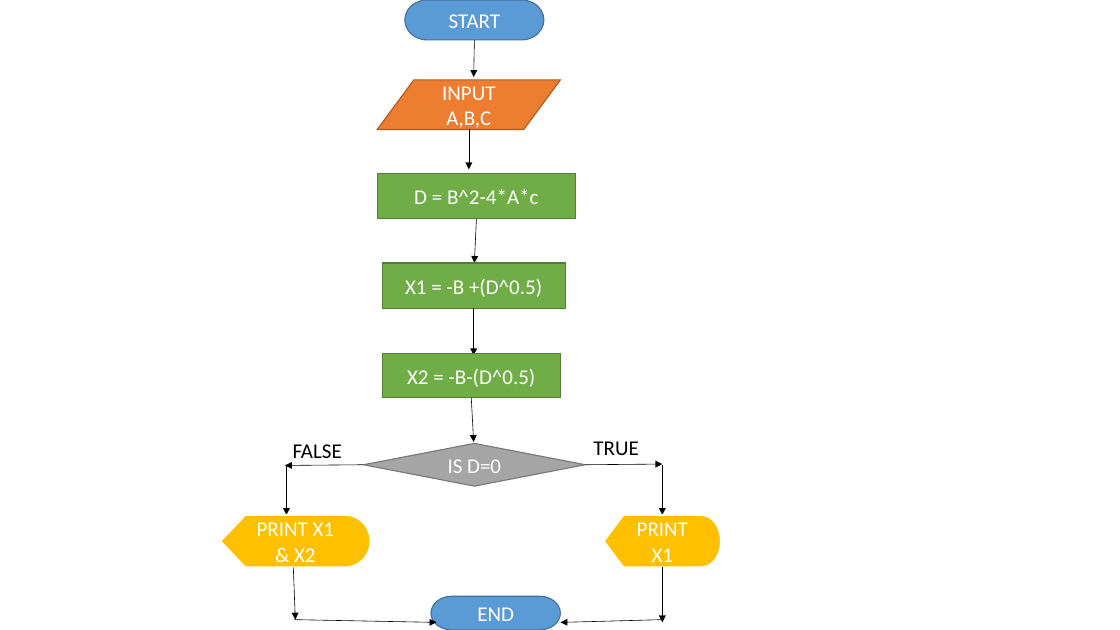
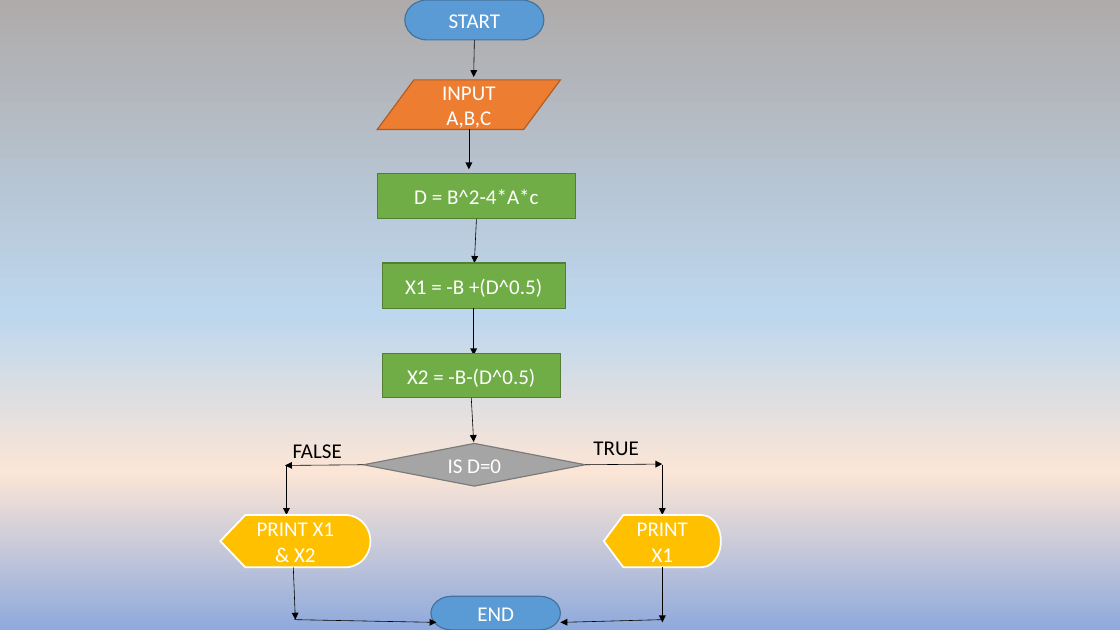
Before and after one commit to 3l4k/Lotanna_OkekeCSC102, a slide deck: slide 4 of Lotanna OkekeAA1.pptx. Drawn at 1120x630 pixels with LibreOffice and Linux fonts; fonts in the diff are those of the drawing. Boxes give left, top, right and bottom in pixels: in the first picture for what was removed or moved away, otherwise in the second. Text is boxed around its words. In the diff, an @@ line names an element or a change of style, - is before the commit and + after.

```diff
--- a/Lotanna OkekeAA1.pptx
+++ b/Lotanna OkekeAA1.pptx
@@ background #FFFFFF to gradient #AFABAB to #BDD7EE to #FBE5D6 to #8FAADC @@
```
Also in this commit, not shown: 2 other slides changed, 4 slides added, 1 slide removed, 1 other file.
